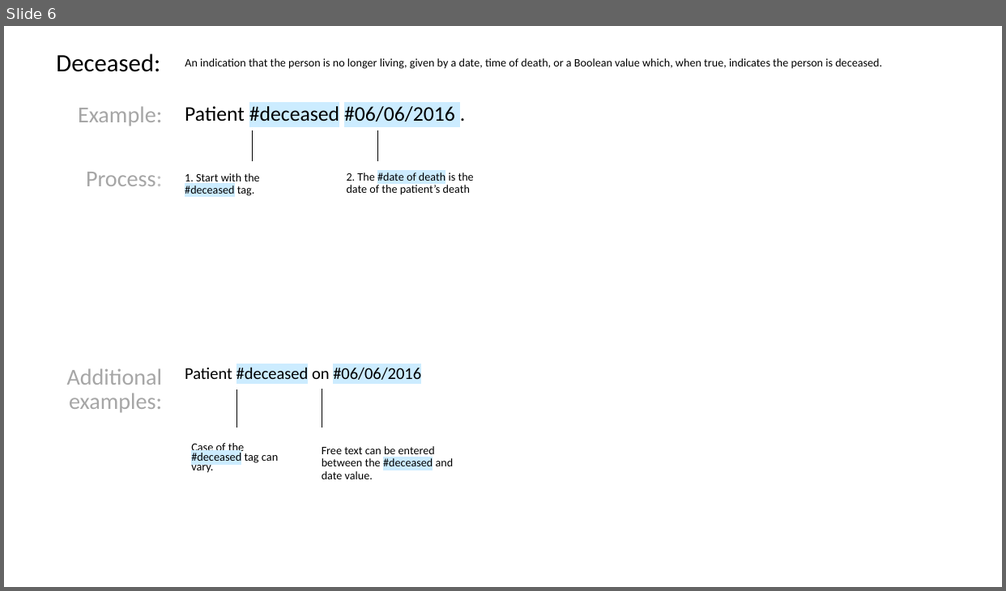
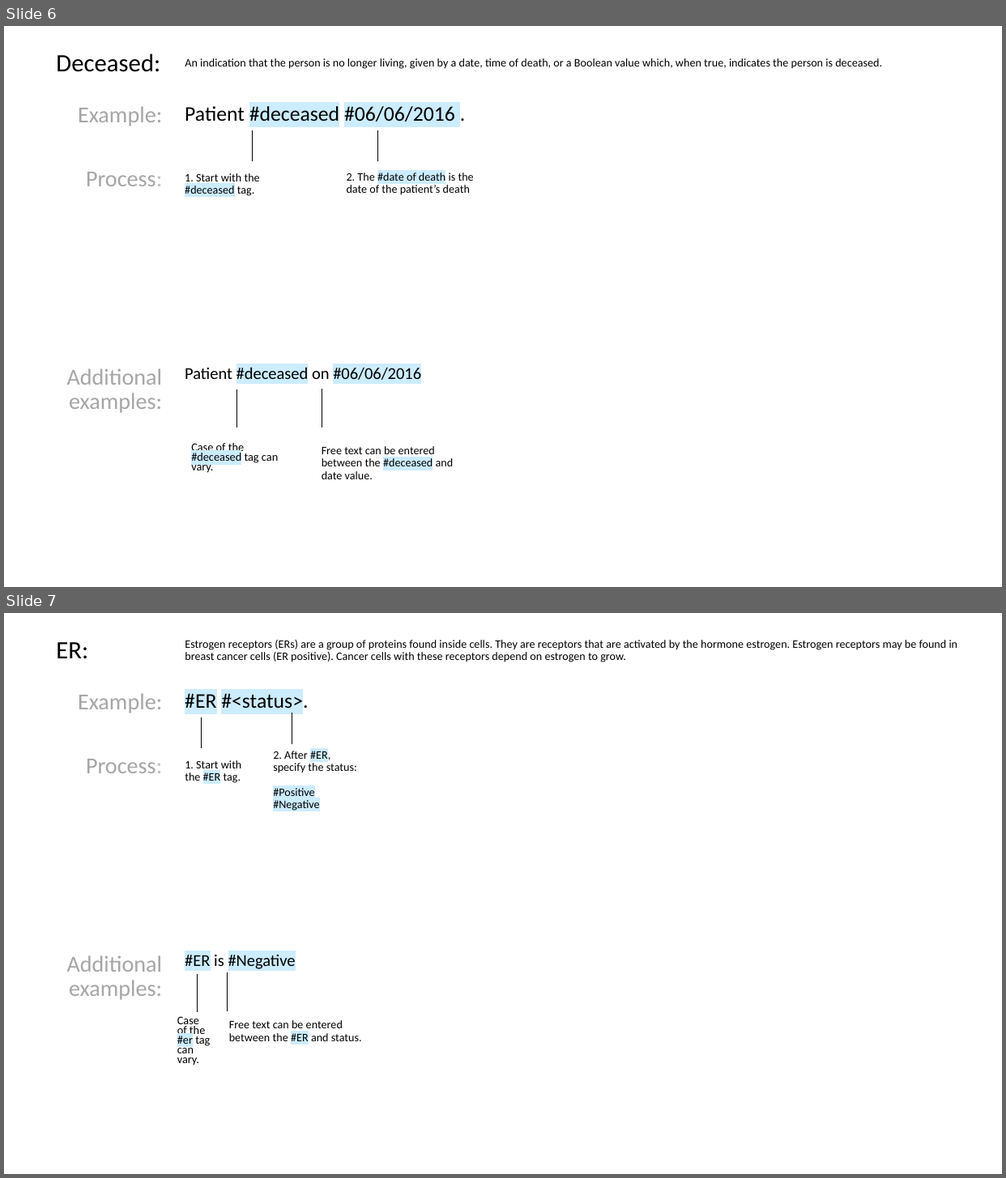
Before and after one commit to FluxNotes/flux, a slide deck: docs/Structured Phrase Format Descriptions.pptx. Shown one above the other, each under a label of ours: slide 6 before the commit, slides 6 and 7 after it. The pictures are 1006x591 and 1006x1178 pixels, drawn with LibreOffice and Linux fonts; fonts in the diff are those of the drawing. Boxes give left, top, right and bottom in pixels: in the first picture for what was removed or moved away, otherwise in the second. Text is boxed around its words. In the diff, an @@ line names an element or a change of style, - is before the commit and + after.

```diff
--- a/docs/Structured Phrase Format Descriptions.pptx
+++ b/docs/Structured Phrase Format Descriptions.pptx
@@ slide 7 added at [4, 613, 1002, 1174], background #FFFFFF @@
@@ text added at [56, 642, 88, 658], 24 pt, text #000000 @@
+ER:
@@ text added at [185, 640, 958, 662], 11 pt, text #000000 @@
+Estrogen receptors (ERs) are a group of proteins found inside cells. They are receptors that are activated by the hormone estrogen. Estrogen receptors may be found in breast cancer cells (ER positive). Cancer cells with these receptors depend on estrogen to grow.
@@ text added at [78, 693, 162, 713], 22 pt, text #A6A6A6 @@
+Example:
@@ text added at [185, 692, 308, 713], 20 pt, text #000000 @@
+#ER #<status>.
@@ line added from (202, 748) to (202, 717), #000000 0.5 pt @@
@@ line added from (292, 745) to (292, 713), #000000 0.5 pt @@
@@ text added at [273, 749, 357, 811], 11 pt, text #000000 @@
+2. After #ER, specify the status:
+#Positive
+#Negative
@@ text added at [86, 759, 162, 773], 22 pt, text #A6A6A6 @@
+Process:
@@ text added at [185, 760, 241, 784], 11 pt, text #000000 @@
+1. Start with the #ER tag.
@@ text added at [67, 956, 163, 1000], 22 pt, text #A6A6A6 @@
+Additional examples:
@@ text added at [185, 955, 296, 969], 16 pt, text #000000 @@
+#ER is #Negative
@@ line added from (197, 1012) to (197, 973), #000000 0.5 pt @@
@@ line added from (226, 1012) to (226, 973), #000000 0.5 pt @@
@@ text added at [177, 1016, 210, 1066], 11.2 pt, text #000000 @@
+Case of the #er tag can vary.
@@ text added at [229, 1020, 362, 1041], 11 pt, text #000000 @@
+Free text can be entered between the #ER and status.
```
Also in this commit, not shown: 2 other slides added.
